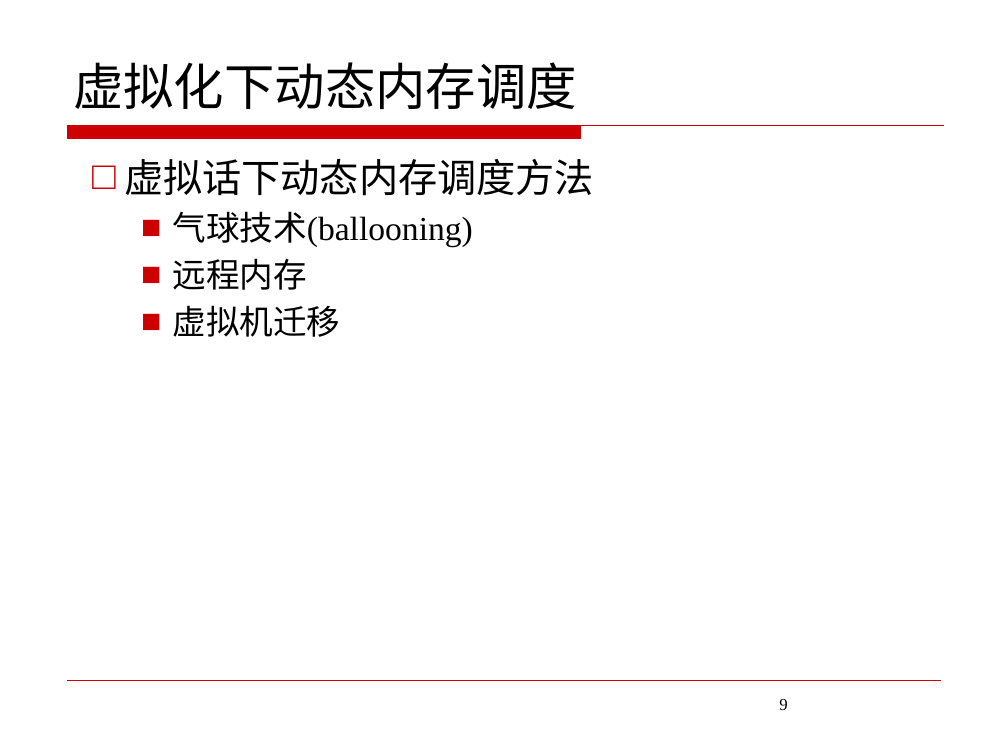
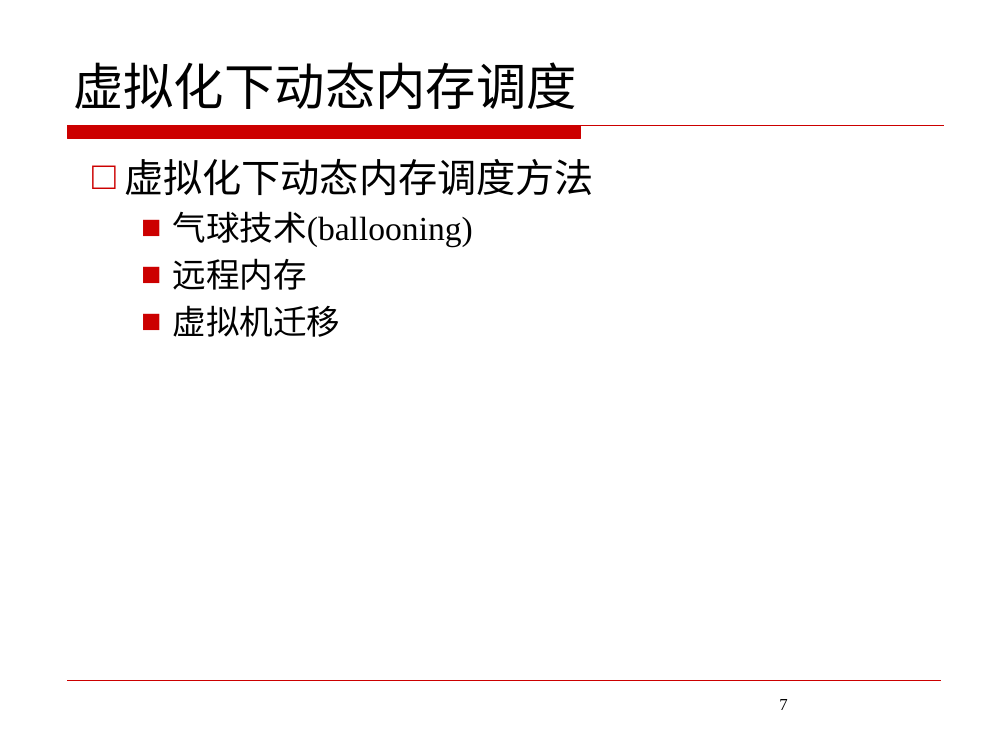
Before and after one commit to JoeHF/aet_data, a slide deck: slide 7 of 答辩/答辩ppt.pptx (slide 9 before the commit). Drawn at 1008x756 pixels with LibreOffice and Linux fonts; fonts in the diff are those of the drawing; background and template pictures are left out. Boxes give left, top, right and bottom in pixels: in the first picture for what was removed or moved away, otherwise in the second. Text is boxed around its words. In the diff, an @@ line names an element or a change of style, - is before the commit and + after.

```diff
--- a/答辩/答辩ppt.pptx
+++ b/答辩/答辩ppt.pptx
@@ text at (124,159,594,196): text changed @@
-□ 虚拟话下动态内存调度方法
+□ 虚拟化下动态内存调度方法
@@ page number at (779,699,787,710): text changed @@
-9
+7
```
Also in this commit, not shown: 8 other slides changed, 23 slides added, 19 slides removed, 11 other files.
